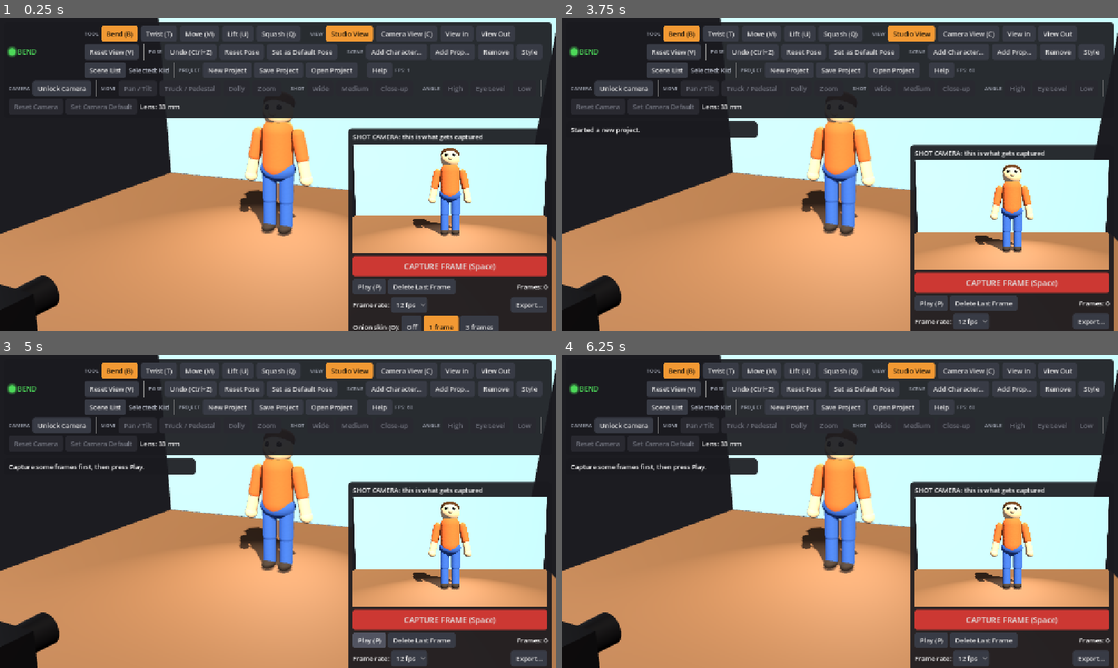
Above: before the commit, frames 1-4 (two rows, left to right).
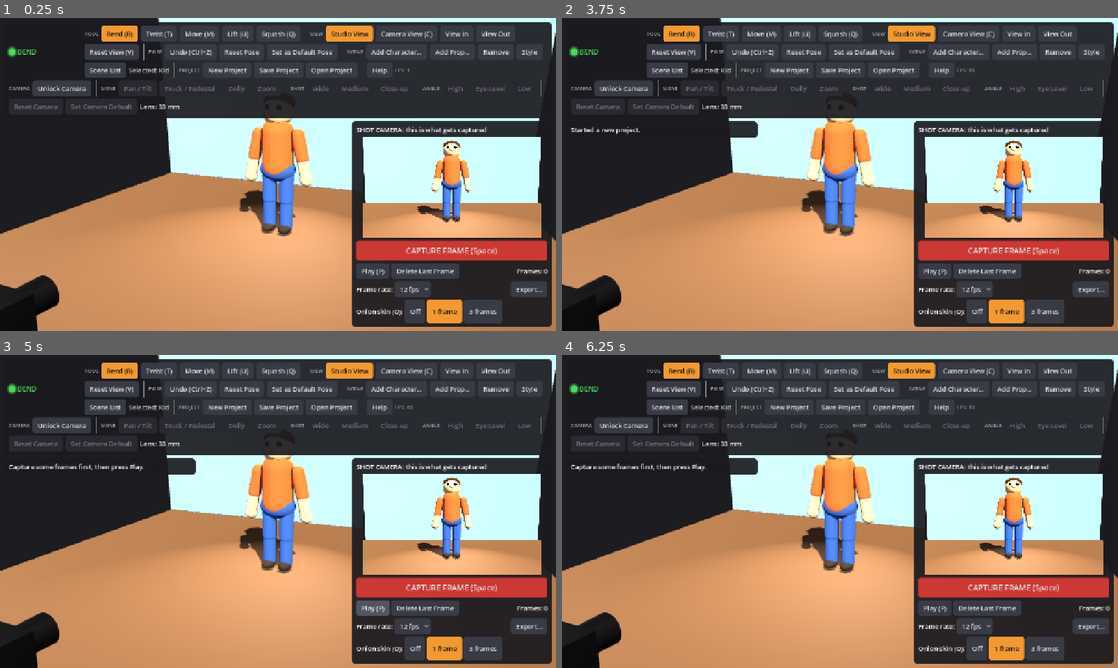
Above: after the commit, the same moments.

Repository: twalsh95/virtual-claymation-studio
Game: Godot game, scene res://scenes/main.tscn
Two runs of this game, one before a commit and one after it. Both use one fixed random seed, a clock stepped at 60 frames per second and the inputs below.
Inputs:
- Up to frame 1 (0.25 s): no input
- Up to frame 2 (3.75 s): click "New Project" at 0.5 s; click "New Project" at 1.25 s; click "Play (P)" at 2 s; click "Play (P)" at 2.75 s; click "Yes, continue" at 3.5 s
- Up to frame 3 (5 s): click "Play (P)" at 4.25 s
- Up to frame 4 (6.25 s): click "Play (P)" at 5 s; click "Bend (B)" at 5.75 s

The runs differ from the first frame. In frame 1, 14% of the frame differs, in the area x 62-100%, y 32-100%; in frame 2, 18%; in frame 3, 18%; in frame 4, 18%.

Commit message:
Work in progress

Diff:
--- a/Godot project/scripts/studio.gd
+++ b/Godot project/scripts/studio.gd
@@ -27,6 +27,8 @@
 const DEFAULT_DISTANCE := 4.5
 const WORK_FOV := 50.0
 const SHOT_ASPECT := 16.0 / 9.0
+const PREVIEW_MAX_HEIGHT := 252.0  # shot preview size on roomy screens
+const PREVIEW_MIN_HEIGHT := 126.0  # smallest it shrinks to on short screens
 const MAX_UNDO := 50
 const CAMERA_PICK_RADIUS := 0.22
 const LIFT_SPEED := 0.004
@@ -1330,7 +1332,21 @@
 
 
 func _on_viewport_resized() -> void:
+	_fit_shot_preview.call_deferred()
 	_layout_camera_screen.call_deferred()
+
+
+## Shrinks the shot preview on short screens (or under the Walsh Classroom bar) so the whole shot panel stays on screen.
+func _fit_shot_preview() -> void:
+	if preview == null:
+		return
+	var vs := get_viewport().get_visible_rect().size
+	var room := vs.y - 10.0 - (toolbar.get_global_rect().end.y + 8.0)
+	var rest := shot_panel.size.y - preview.size.y
+	var h := floorf(clampf(room - rest, PREVIEW_MIN_HEIGHT, PREVIEW_MAX_HEIGHT))
+	var fitted := Vector2(roundf(h * SHOT_ASPECT), h)
+	if fitted != preview.custom_minimum_size:
+		preview.custom_minimum_size = fitted
 
 
 ## The camera the cursor is working through: the shot camera in Camera View, otherwise the work view.
@@ -2549,10 +2565,19 @@
 	column.add_child(spacer)
 
 	# ---- Bottom right: shot camera preview, capture, playback, onion skin.
+	# It has its own layer of the screen, so open side panels (Help, Style, Scene List) can't push it off the bottom.
+	var bottom_margin := MarginContainer.new()
+	bottom_margin.theme = ui_theme
+	bottom_margin.set_anchors_preset(Control.PRESET_FULL_RECT)
+	bottom_margin.mouse_filter = Control.MOUSE_FILTER_IGNORE
+	for side in ["margin_left", "margin_top", "margin_right", "margin_bottom"]:
+		bottom_margin.add_theme_constant_override(side, 10)
+	layer.add_child(bottom_margin)
 	var bottom_row := HBoxContainer.new()
 	bottom_row.mouse_filter = Control.MOUSE_FILTER_IGNORE
 	bottom_row.alignment = BoxContainer.ALIGNMENT_END
-	column.add_child(bottom_row)
+	bottom_row.size_flags_vertical = Control.SIZE_SHRINK_END
+	bottom_margin.add_child(bottom_row)
 
 	_build_export_panel(bottom_row)
 
@@ -2568,7 +2593,7 @@
 	shot_box.add_child(shot_title)
 
 	preview = Control.new()
-	preview.custom_minimum_size = Vector2(448, 252)
+	preview.custom_minimum_size = Vector2(PREVIEW_MAX_HEIGHT * SHOT_ASPECT, PREVIEW_MAX_HEIGHT)
 	shot_box.add_child(preview)
 
 	var live := TextureRect.new()
Not shown, changed: Godot project/export_presets.cfg
Not shown, changed: docs/index.js
Not shown, changed: docs/index.pck
Not shown, changed: docs/index.wasm
